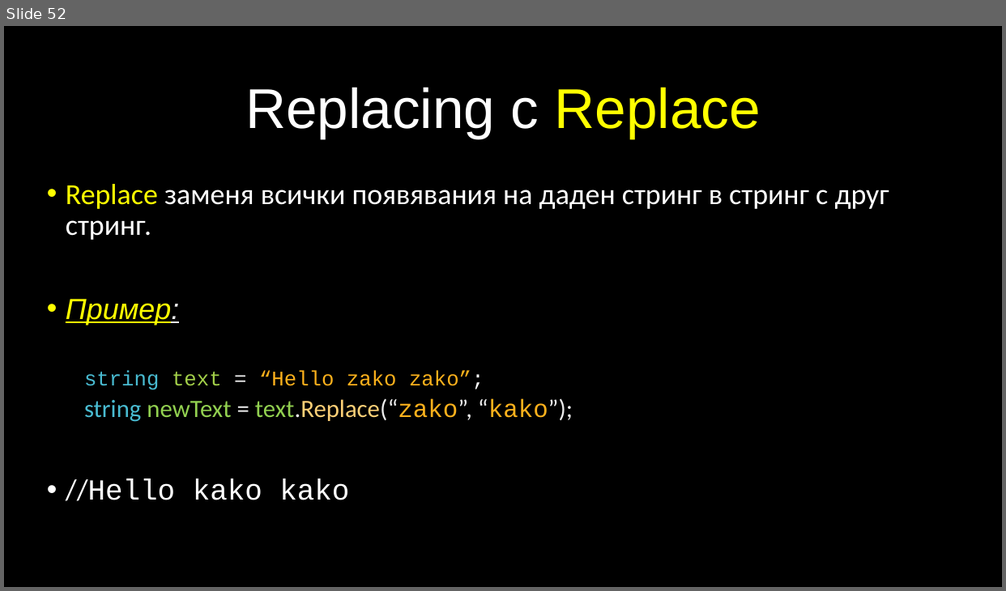
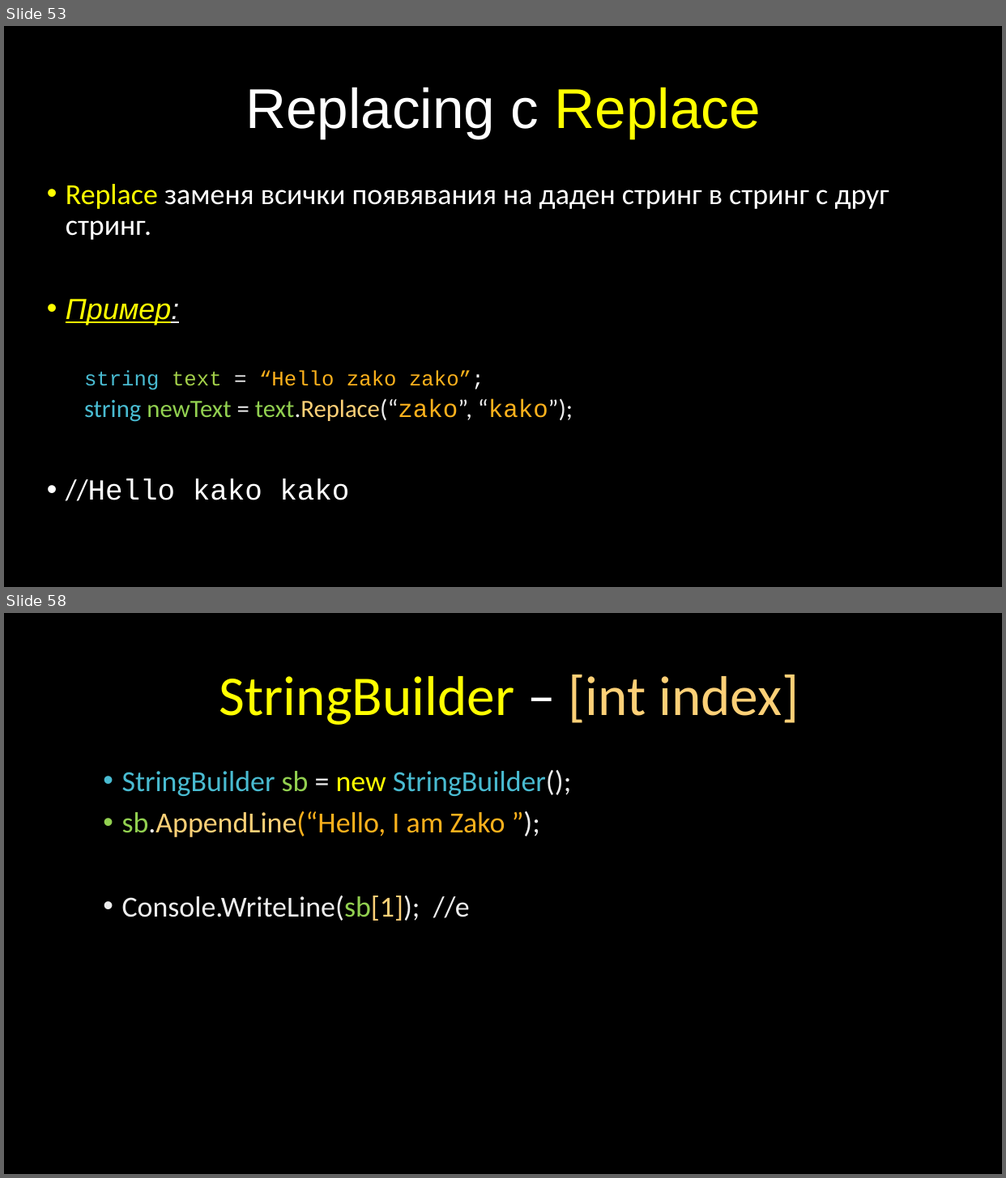
Before and after one commit to velizar92/CSharp-Programming-Presentations, a slide deck: C# Intermediate.pptx. Shown one above the other, each under a label of ours: slide 52 before the commit, slides 53 and 58 after it; the slides between them are not shown. The pictures are 1006x591 and 1006x1178 pixels, drawn with LibreOffice and Linux fonts; fonts in the diff are those of the drawing; background and template pictures are left out. Boxes give left, top, right and bottom in pixels: in the first picture for what was removed or moved away, otherwise in the second. Text is boxed around its words. In the diff, an @@ line names an element or a change of style, - is before the commit and + after.

Commit message:
Latest updates on C# Intermediate -> Text Processing lecture

```diff
--- a/C# Intermediate.pptx
+++ b/C# Intermediate.pptx
@@ slide 58 added at bbox=[4, 613, 1002, 1174], background picture (left out) @@
@@ title added at bbox=[219, 675, 799, 725], 54 pt, text #FFFF00 @@
+StringBuilder – [int index]
@@ text added at bbox=[122, 770, 571, 921], 28 pt, text gradient #BFBFBF to #EDEDED to #FFFFFF @@
+• StringBuilder sb = new StringBuilder();
+• sb.AppendLine(“Hello, I am Zako ”);
+• Console.WriteLine(sb[1]); //e
@@ what was slide 52 is now slide 53 @@
```
Also in this commit, not shown: 8 other slides added.
